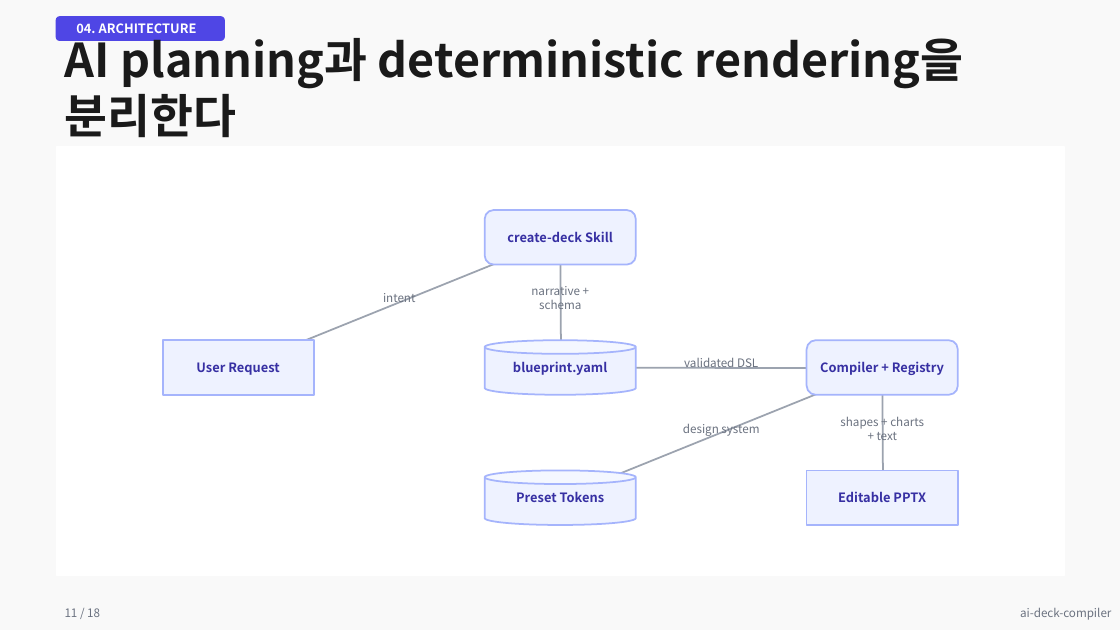
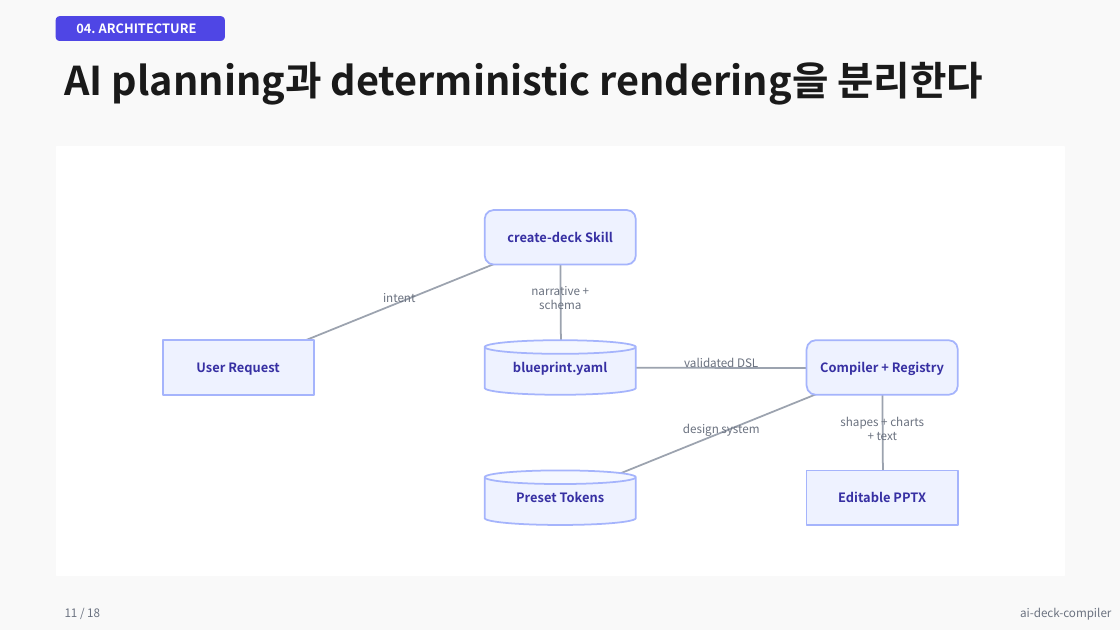
Before and after one commit to kyungseo/ai-deck-compiler, a slide deck: slide 11 of examples/results/showcase-modern-light.pptx. Drawn at 1120x630 pixels with LibreOffice and Linux fonts; fonts in the diff are those of the drawing. Boxes give left, top, right and bottom in pixels: in the first picture for what was removed or moved away, otherwise in the second. Text is boxed around its words. In the diff, an @@ line names an element or a change of style, - is before the commit and + after.

```diff
--- a/examples/results/showcase-modern-light.pptx
+++ b/examples/results/showcase-modern-light.pptx
@@ text "AI planning과 deterministic rendering을 분리한다" at (x1=65, y1=61, x2=984, y2=105): size 40 to 34 pt; vertical alignment middle to top @@
```
Also in this commit, not shown: 3 other slides changed, 17 other files.
